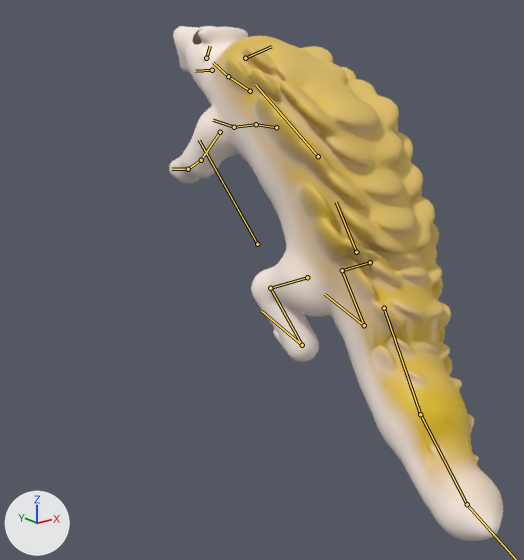
Renders of the glTF model game/art/models/sunda_pangolin.glb from each side of a commit.
Rendered twice from a 50 mm camera at (-0.631, -0.828, 0.339) aimed at (-0.045, -0.095, 0.046). Every picture has the same lights, and +X, +Y and +Z are marked at lower left. The picture after the commit comes second. Both versions are drawn at frame 9 of the action 'victory'; the numbers are the values there. The bones that bend it are drawn over the model as lines.

Names of what the first picture shows: 'sunda_pangolin_movie'.
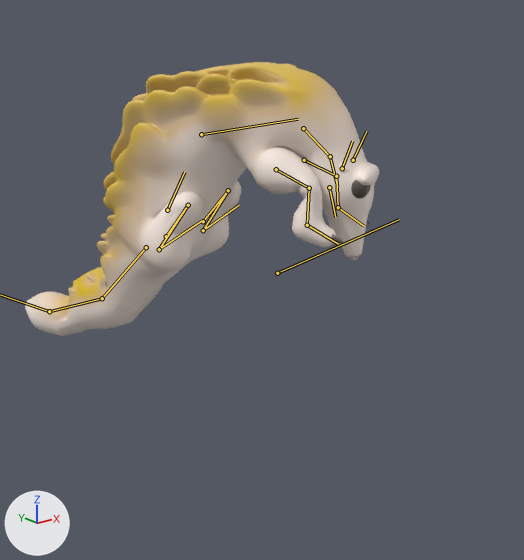
What differs and where, as boxes (x1, y1, x2, y2) in the pictures (524 x 560 px):
'sunda_pangolin_movie', posed (47% shorter)
    before: (166, 26, 503, 541)
    after: (25, 62, 379, 336)
bone 'root', root to tip
    before: (257, 244) to (199, 140)
    after: (277, 273) to (399, 219)
bone 'hips', root to tip
    before: (356, 252) to (336, 202)
    after: (167, 210) to (184, 172)
bone 'chest', root to tip
    before: (318, 156) to (255, 84)
    after: (201, 134) to (298, 119)
bone 'neck', root to tip
    before: (250, 91) to (228, 76)
    after: (303, 128) to (330, 156)
bone 'head', root to tip
    before: (228, 76) to (213, 62)
    after: (330, 156) to (337, 186)
bone 'jaw', root to tip
    before: (212, 70) to (195, 71)
    after: (329, 187) to (335, 217)
bone 'ear.R', root to tip
    before: (245, 58) to (271, 46)
    after: (342, 168) to (352, 141)
bone 'fl_upper.L', root to tip
    before: (220, 132) to (201, 160)
    after: (304, 160) to (336, 176)
bone 'fl_lower.L', root to tip
    before: (201, 160) to (188, 169)
    after: (336, 176) to (338, 207)
bone 'fl_foot.L', root to tip
    before: (188, 169) to (172, 169)
    after: (338, 207) to (364, 226)
bone 'fl_lower.R', root to tip
    before: (256, 124) to (234, 127)
    after: (309, 188) to (307, 225)
bone 'fl_foot.R', root to tip
    before: (234, 127) to (213, 120)
    after: (307, 225) to (338, 244)
bone 'tail1', root to tip
    before: (384, 308) to (420, 414)
    after: (146, 247) to (102, 298)
bone 'tail2', root to tip
    before: (420, 414) to (467, 504)
    after: (102, 298) to (49, 311)
bone 'hl_upper.L', root to tip
    before: (307, 277) to (270, 288)
    after: (203, 221) to (228, 190)
bone 'hl_lower.L', root to tip
    before: (270, 288) to (302, 345)
    after: (228, 190) to (203, 230)
bone 'hl_foot.L', root to tip
    before: (302, 345) to (261, 311)
    after: (203, 230) to (239, 205)
bone 'hl_upper.R', root to tip
    before: (370, 262) to (342, 270)
    after: (166, 236) to (188, 205)
bone 'hl_lower.R', root to tip
    before: (342, 270) to (364, 325)
    after: (188, 205) to (159, 249)
bone 'hl_foot.R', root to tip
    before: (364, 325) to (324, 294)
    after: (159, 249) to (202, 220)

The change, as a list of edits to the scene's bpy script:
```text
Change bone_root:
    where bone_root = bpy.data.objects['sunda_pangolin_rig'].pose.bones['root']
    bone_root.location: (0.0, -0.03, 0.075) -> (0.019, -0.052, 0.033)
    bone_root.rotation_quaternion: (0.931, 0.366, 0.0, 0.0) -> (-0.222, -0.057, 0.239, 0.934)  # degrees (43, 0, 0) -> degrees (29, 0, -153)
Change bone_hips:
    where bone_hips = bpy.data.objects['sunda_pangolin_rig'].pose.bones['hips']  # child of 'root'
    bone_hips.rotation_quaternion: (1.0, 0.0, 0.0, 0.0) -> (0.985, 0.174, 0.0, 0.0)  # degrees (0, 0, 0) -> degrees (20, 0, 0)
Change bone_chest:
    where bone_chest = bpy.data.objects['sunda_pangolin_rig'].pose.bones['chest']  # child of 'hips'
    bone_chest.rotation_quaternion: (1.0, 0.0, 0.0, 0.0) -> (0.969, -0.247, 0.0, 0.0)  # degrees (0, 0, 0) -> degrees (-29, 0, 0)
Change bone_neck:
    where bone_neck = bpy.data.objects['sunda_pangolin_rig'].pose.bones['neck']  # child of 'chest'
    bone_neck.rotation_quaternion: (0.994, -0.105, 0.0, 0.0) -> (0.9, -0.435, -0.016, 0.032)  # degrees (-12, 0, 0) -> degrees (-52, 0, 4)
Change bone_head:
    where bone_head = bpy.data.objects['sunda_pangolin_rig'].pose.bones['head']  # child of 'neck'
    bone_head.rotation_quaternion: (0.987, 0.159, 0.0, 0.0) -> (0.984, -0.174, -0.004, 0.024)  # degrees (18, 0, 0) -> degrees (-20, 0, 3)
Change bone_jaw:
    where bone_jaw = bpy.data.objects['sunda_pangolin_rig'].pose.bones['jaw']  # child of 'head'
    bone_jaw.rotation_quaternion: (0.974, -0.226, 0.0, 0.0) -> (1.0, 0.0, 0.0, 0.0)  # degrees (-26, 0, 0) -> degrees (0, 0, 0)
Change bone_ear_r:
    where bone_ear_r = bpy.data.objects['sunda_pangolin_rig'].pose.bones['ear.R']  # child of 'head'
    bone_ear_r.rotation_quaternion: (0.987, -0.099, 0.012, -0.124) -> (1.0, 0.0, 0.0, 0.0)  # degrees (-11, 0, -14) -> degrees (0, 0, 0)
Change bone_fl_upper_l:
    where bone_fl_upper_l = bpy.data.objects['sunda_pangolin_rig'].pose.bones['fl_upper.L']  # child of 'chest'
    bone_fl_upper_l.rotation_quaternion: (0.992, 0.128, 0.0, 0.0) -> (0.839, 0.544, 0.0, 0.0)  # degrees (15, 0, 0) -> degrees (66, 0, 0)
Change bone_fl_lower_l:
    where bone_fl_lower_l = bpy.data.objects['sunda_pangolin_rig'].pose.bones['fl_lower.L']  # child of 'fl_upper.L'
    bone_fl_lower_l.rotation_quaternion: (0.98, -0.201, 0.0, 0.0) -> (0.519, -0.855, 0.0, 0.0)  # degrees (-23, 0, 0) -> degrees (-117, 0, 0)
Change bone_fl_foot_l:
    where bone_fl_foot_l = bpy.data.objects['sunda_pangolin_rig'].pose.bones['fl_foot.L']  # child of 'fl_lower.L'
    bone_fl_foot_l.rotation_quaternion: (0.989, -0.149, 0.0, 0.0) -> (0.969, 0.247, 0.0, 0.0)  # degrees (-17, 0, 0) -> degrees (29, 0, 0)
Change bone_fl_lower_r:
    where bone_fl_lower_r = bpy.data.objects['sunda_pangolin_rig'].pose.bones['fl_lower.R']  # child of 'fl_upper.R'
    bone_fl_lower_r.rotation_quaternion: (0.879, -0.477, 0.0, 0.0) -> (0.519, -0.855, 0.0, 0.0)  # degrees (-57, 0, 0) -> degrees (-117, 0, 0)
Change bone_fl_foot_r:
    where bone_fl_foot_r = bpy.data.objects['sunda_pangolin_rig'].pose.bones['fl_foot.R']  # child of 'fl_lower.R'
    bone_fl_foot_r.rotation_quaternion: (0.989, -0.149, 0.0, 0.0) -> (0.969, 0.247, 0.0, 0.0)  # degrees (-17, 0, 0) -> degrees (29, 0, 0)
Change bone_tail1:
    where bone_tail1 = bpy.data.objects['sunda_pangolin_rig'].pose.bones['tail1']  # child of 'hips'
    bone_tail1.rotation_quaternion: (-0.979, 0.173, 0.018, -0.1) -> (0.969, -0.247, 0.0, 0.0)  # degrees (-20, 0, 12) -> degrees (-29, 0, 0)
Change bone_tail2:
    where bone_tail2 = bpy.data.objects['sunda_pangolin_rig'].pose.bones['tail2']  # child of 'tail1'
    bone_tail2.rotation_quaternion: (0.98, -0.173, -0.016, 0.093) -> (0.968, -0.247, 0.008, -0.03)  # degrees (-20, 0, 11) -> degrees (-29, 0, -3)
Change bone_tail3:
    where bone_tail3 = bpy.data.objects['sunda_pangolin_rig'].pose.bones['tail3']  # child of 'tail2'
    bone_tail3.rotation_quaternion: (0.979, -0.173, -0.017, 0.094) -> (0.966, -0.247, 0.018, -0.07)  # degrees (-20, 0, 11) -> degrees (-29, 0, -8)
Change bone_hl_upper_l:
    where bone_hl_upper_l = bpy.data.objects['sunda_pangolin_rig'].pose.bones['hl_upper.L']  # child of 'hips'
    bone_hl_upper_l.rotation_quaternion: (0.989, -0.149, 0.0, 0.0) -> (0.9, 0.435, 0.0, 0.0)  # degrees (-17, 0, 0) -> degrees (52, 0, 0)
Change bone_hl_lower_l:
    where bone_hl_lower_l = bpy.data.objects['sunda_pangolin_rig'].pose.bones['hl_lower.L']  # child of 'hl_upper.L'
    bone_hl_lower_l.rotation_quaternion: (0.995, -0.1, 0.0, 0.0) -> (0.765, -0.644, 0.0, 0.0)  # degrees (-11, 0, 0) -> degrees (-80, 0, 0)
Change bone_hl_foot_l:
    where bone_hl_foot_l = bpy.data.objects['sunda_pangolin_rig'].pose.bones['hl_foot.L']  # child of 'hl_lower.L'
    bone_hl_foot_l.rotation_quaternion: (0.985, 0.174, 0.0, 0.0) -> (0.955, 0.296, 0.0, 0.0)  # degrees (20, 0, 0) -> degrees (34, 0, 0)
Change bone_hl_upper_r:
    where bone_hl_upper_r = bpy.data.objects['sunda_pangolin_rig'].pose.bones['hl_upper.R']  # child of 'hips'
    bone_hl_upper_r.rotation_quaternion: (0.989, -0.149, 0.0, 0.0) -> (0.9, 0.435, 0.0, 0.0)  # degrees (-17, 0, 0) -> degrees (52, 0, 0)
Change bone_hl_lower_r:
    where bone_hl_lower_r = bpy.data.objects['sunda_pangolin_rig'].pose.bones['hl_lower.R']  # child of 'hl_upper.R'
    bone_hl_lower_r.rotation_quaternion: (0.995, -0.1, 0.0, 0.0) -> (0.765, -0.644, 0.0, 0.0)  # degrees (-11, 0, 0) -> degrees (-80, 0, 0)
Change bone_hl_foot_r:
    where bone_hl_foot_r = bpy.data.objects['sunda_pangolin_rig'].pose.bones['hl_foot.R']  # child of 'hl_lower.R'
    bone_hl_foot_r.rotation_quaternion: (0.985, 0.174, 0.0, 0.0) -> (0.955, 0.296, 0.0, 0.0)  # degrees (20, 0, 0) -> degrees (34, 0, 0)
```
